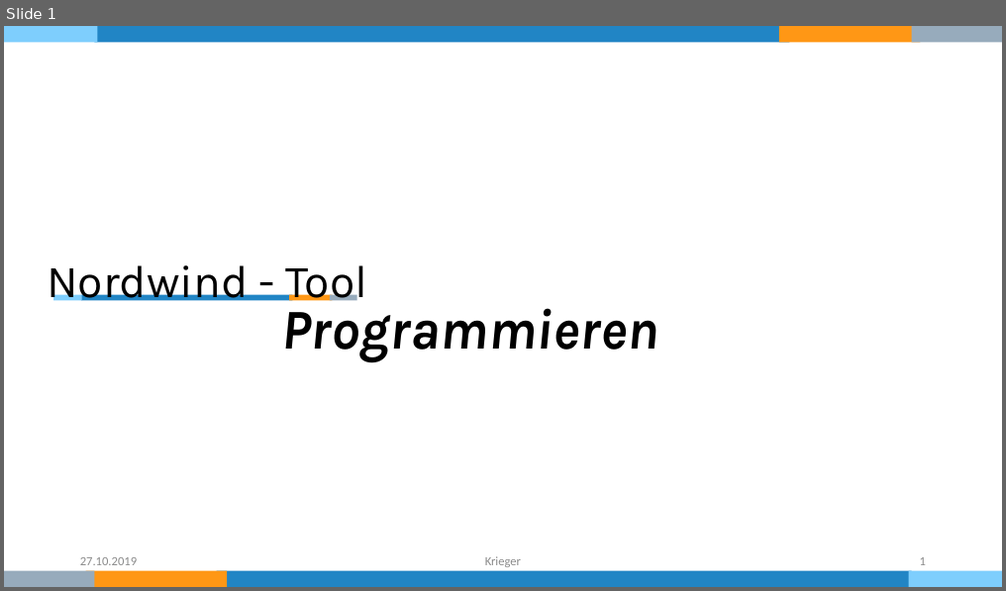
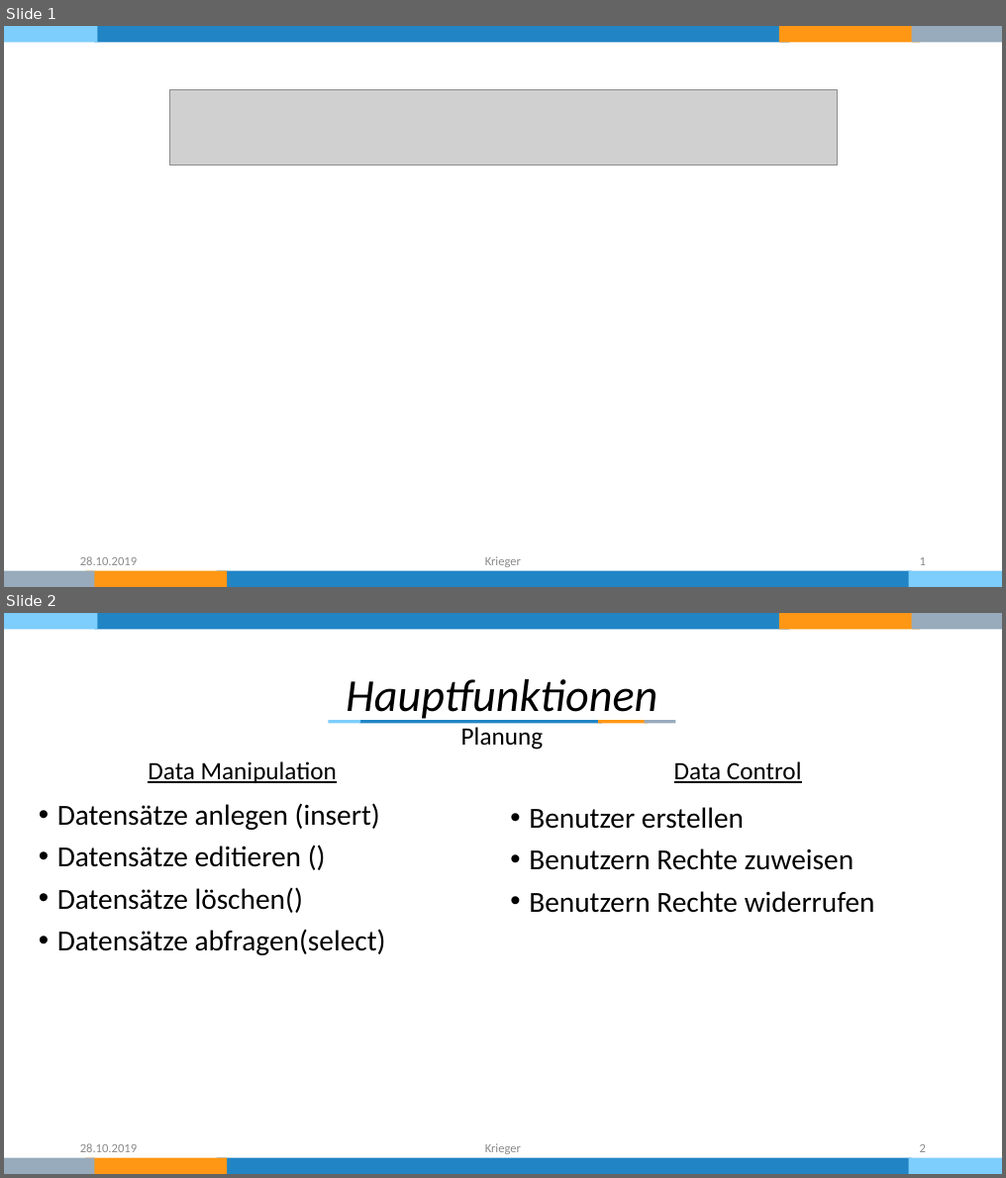
Before and after one commit to KriegersBlog/nordwind-tool, a slide deck: Dokumentation/Präsentation.pptx. Shown one above the other, each under a label of ours: slide 1 before the commit, slides 1 and 2 after it. The pictures are 1006x591 and 1006x1178 pixels, drawn with LibreOffice and Linux fonts; fonts in the diff are those of the drawing; grey boxes stand for pictures. Boxes give left, top, right and bottom in pixels: in the first picture for what was removed or moved away, otherwise in the second. Text is boxed around its words. In the diff, an @@ line names an element or a change of style, - is before the commit and + after.

```diff
--- a/Dokumentation/Präsentation.pptx
+++ b/Dokumentation/Präsentation.pptx
@@ slide 2 added at (4, 613, 1002, 1174), background #FFFFFF; not listed: 8 template elements that a slide beside it also shows @@
@@ text added at (346, 679, 657, 723), 44 pt, text #000000, italic @@
+Hauptfunktionen
@@ text added at (461, 727, 543, 750), 24 pt, text #000000 @@
+Planung
@@ group added at (328, 720, 675, 723): 4 rectangles @@
@@ text added at (148, 761, 337, 783), 24 pt, text #000000, underline @@
+Data Manipulation
@@ text added at (674, 761, 802, 783), 24 pt, text #000000, underline @@
+Data Control
@@ text added at (57, 803, 386, 956), 28 pt, text #000000 @@
+• Datensätze anlegen (insert)
+• Datensätze editieren ()
+• Datensätze löschen()
+• Datensätze abfragen(select)
@@ text added at (529, 807, 875, 913), 28 pt, text #000000 @@
+• Benutzer erstellen
+• Benutzern Rechte zuweisen
+• Benutzern Rechte widerrufen
@@ text added at (80, 1144, 137, 1153), 12 pt, text #8C8C8C @@
+28.10.2019
@@ text added at (485, 1144, 521, 1155), 12 pt, text #8C8C8C @@
+Krieger
@@ page number added at (920, 1145, 926, 1153), 12 pt, text #8C8C8C @@
+2
@@ slide 1 changed as well @@
@@ picture added at (169, 89, 838, 166) @@
@@ title removed at (47, 266, 367, 301) @@
-Nordwind - Tool
@@ subtitle removed at (281, 298, 658, 363) @@
-Programmieren
@@ group removed at (54, 294, 357, 301): 4 rectangles @@
@@ text at (80, 557, 137, 566): text changed @@
-27.10.2019
+28.10.2019
```
Also in this commit, not shown: 6 other slides changed, 1 slide removed.
